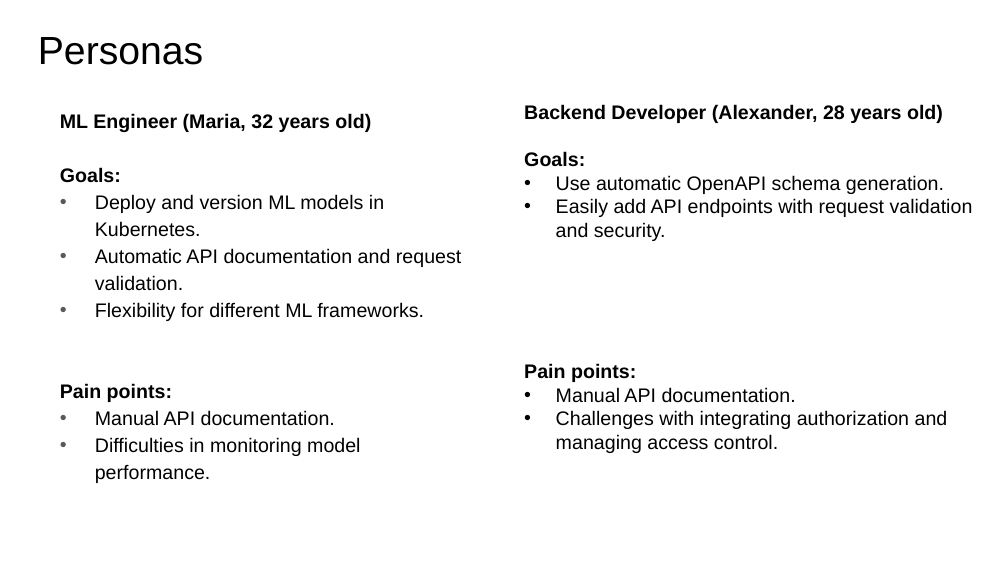
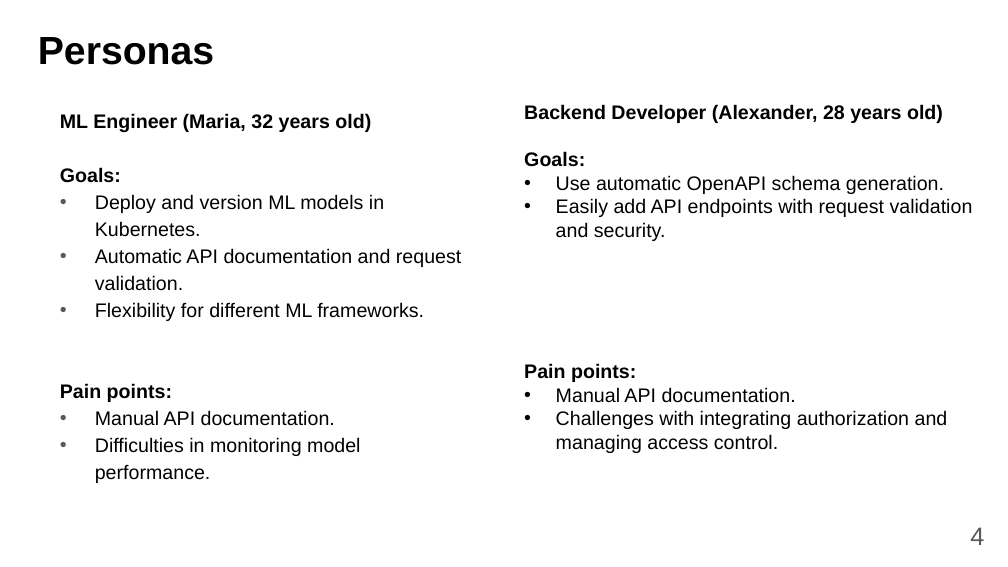
Before and after one commit to fanglores/Advanced-Software-Design, a slide deck: slide 4 of Practice Tasks/Final_Task/K8C_FinalTask1_(Task7).pptx. Drawn at 1008x567 pixels with LibreOffice and Linux fonts; fonts in the diff are those of the drawing. Boxes give left, top, right and bottom in pixels: in the first picture for what was removed or moved away, otherwise in the second. Text is boxed around its words. In the diff, an @@ line names an element or a change of style, - is before the commit and + after.

```diff
--- a/Practice Tasks/Final_Task/K8C_FinalTask1_(Task7).pptx
+++ b/Practice Tasks/Final_Task/K8C_FinalTask1_(Task7).pptx
@@ text "Personas" at (38,37,214,65): bold on @@
@@ page number added at (970,527,984,545), 18 pt, text #595959 @@
+4
```
Also in this commit, not shown: 10 other slides changed, 3 slides added, 2 slides removed, 1 other file.
